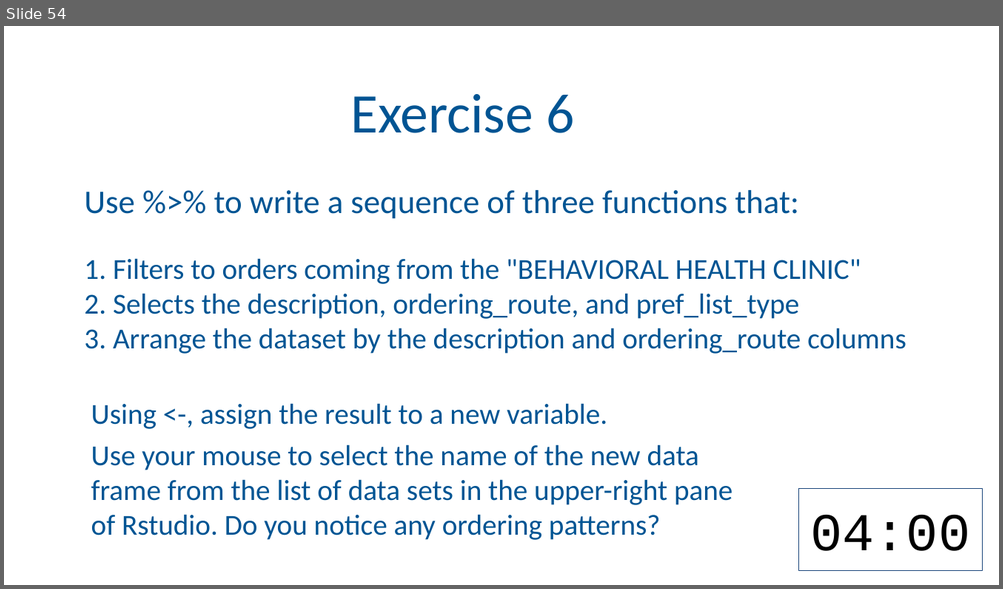
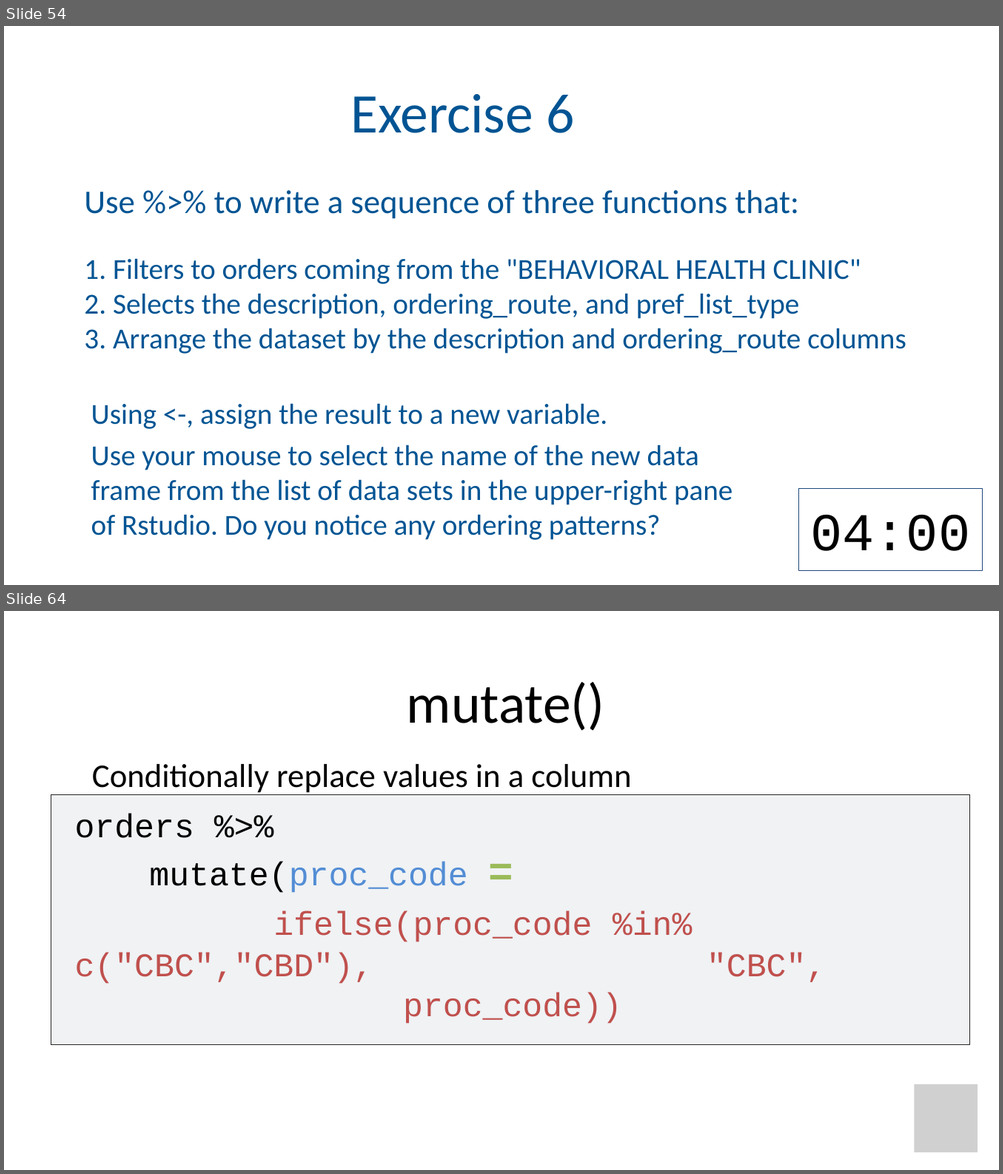
Before and after one commit to amromeo/api_r2020, a slide deck: 03 - Transform.pptx. Shown one above the other, each under a label of ours: slide 54 before the commit, slides 54 and 64 after it; the slides between them are not shown. The pictures are 1003x589 and 1003x1174 pixels, drawn with LibreOffice and Linux fonts; fonts in the diff are those of the drawing; grey boxes stand for pictures; background and template pictures are left out. Boxes give left, top, right and bottom in pixels: in the first picture for what was removed or moved away, otherwise in the second. Text is boxed around its words. In the diff, an @@ line names an element or a change of style, - is before the commit and + after.

Commit message:
->mutate

```diff
--- a/03 - Transform.pptx
+++ b/03 - Transform.pptx
@@ slide 64 added at <box>4,611,999,1170</box>, background #FFFFFF @@
@@ title added at <box>407,682,605,731</box>, 54 pt, text #000000 @@
+mutate()
@@ text added at <box>92,764,631,795</box>, 32 pt, text #000000 @@
+Conditionally replace values in a column
@@ freeform shape added at <box>51,795,970,1045</box>, fill #F0F2F4, outline #262626 0.75 pt @@
@@ text added at <box>75,814,825,1024</box>, 32 pt, text #C0504D @@
+orders %>%
+mutate(proc_code =
+ifelse(proc_code %in% c("CBC","CBD"), "CBC",
+proc_code))
@@ picture added at <box>914,1085,978,1153</box> @@
```
Also in this commit, not shown: 1 slide changed, 9 other slides added.
